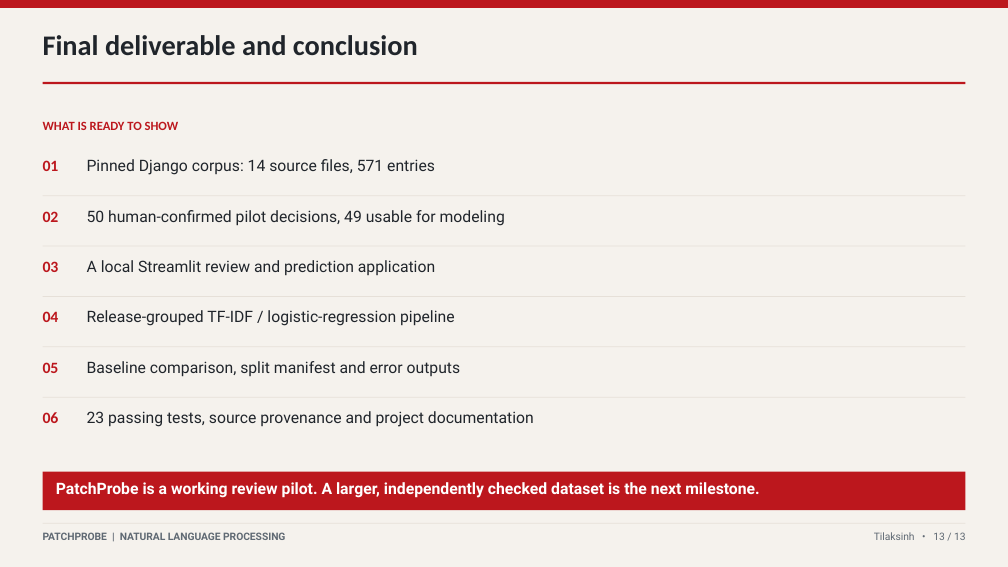
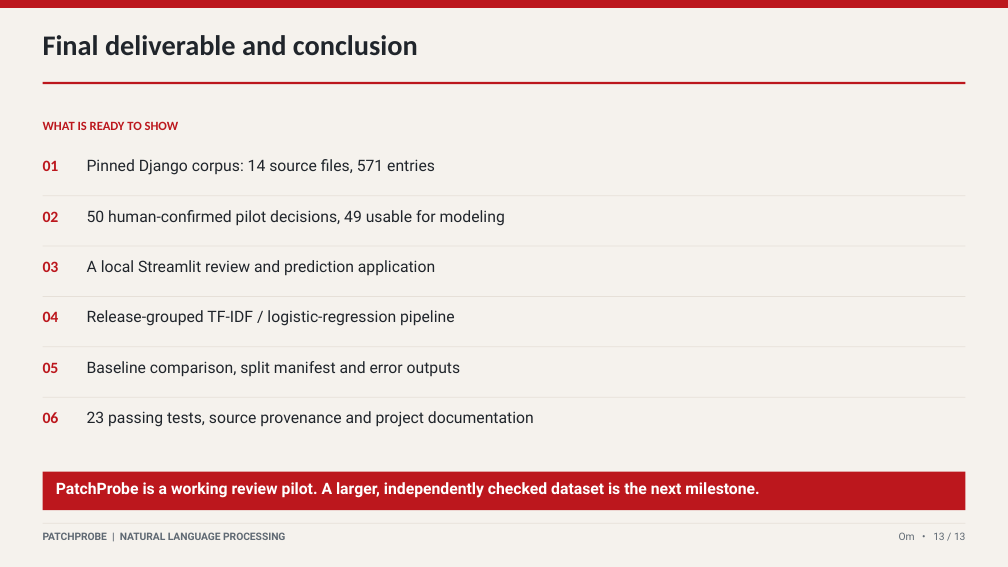
Before and after one commit to TilakCSE/PatchProbe, a slide deck: slide 13 of presentation/PatchProbe_University_Crimson_13slides.pptx. Drawn at 1008x567 pixels with LibreOffice and Linux fonts; fonts in the diff are those of the drawing. Boxes give left, top, right and bottom in pixels: in the first picture for what was removed or moved away, otherwise in the second. Text is boxed around its words. In the diff, an @@ line names an element or a change of style, - is before the commit and + after.

```diff
--- a/presentation/PatchProbe_University_Crimson_13slides.pptx
+++ b/presentation/PatchProbe_University_Crimson_13slides.pptx
@@ text at (899,532,966,540): text changed @@
-Tilaksinh • 13 / 13
+Om • 13 / 13
```
Also in this commit, not shown: 7 other slides changed, 2 other files.
